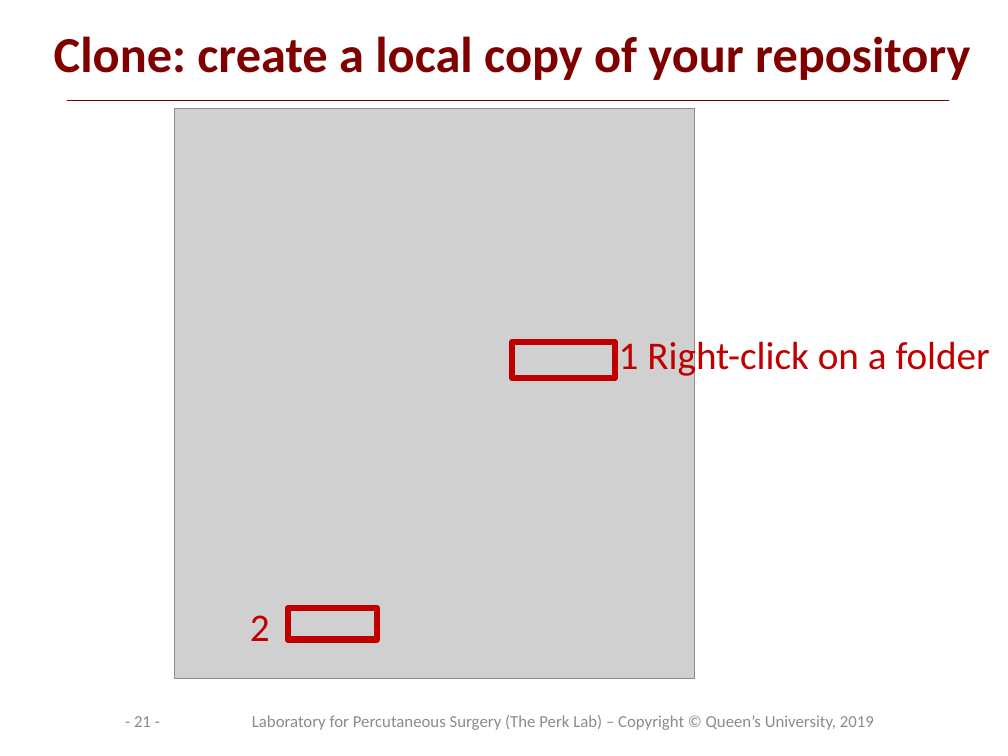
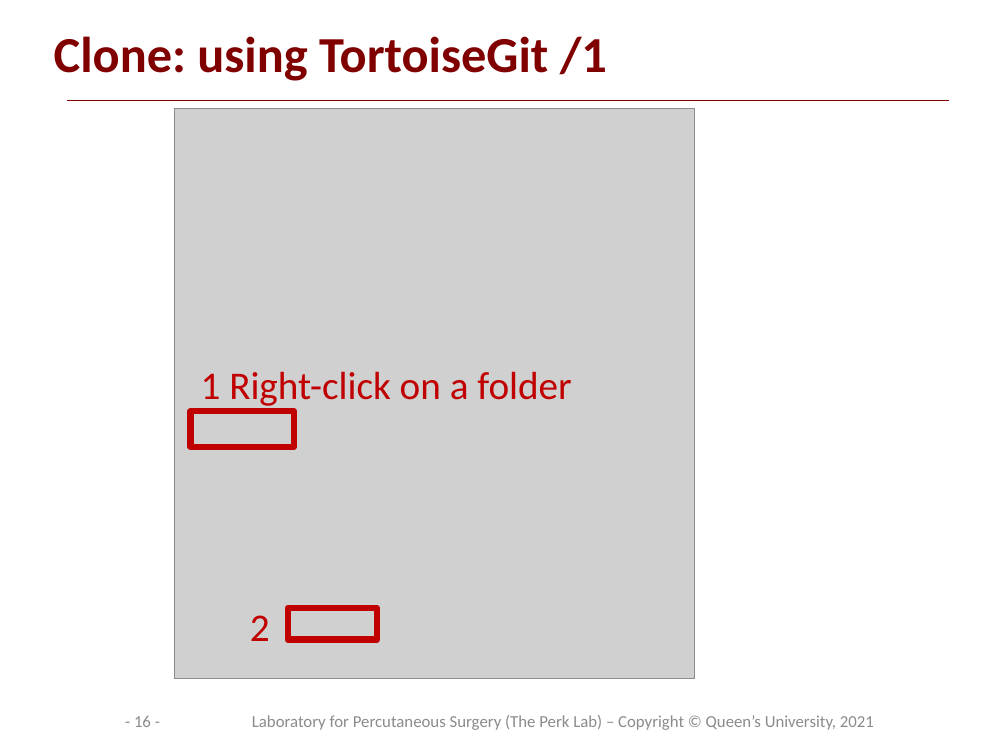
Before and after one commit to PerkLab/PerkLabBootcamp, a slide deck: slide 16 of Doc/day1_2_PerkLabProjectManagement.pptx (slide 21 before the commit). Drawn at 1008x756 pixels with LibreOffice and Linux fonts; fonts in the diff are those of the drawing; grey boxes stand for pictures; background and template pictures are left out. Boxes give left, top, right and bottom in pixels: in the first picture for what was removed or moved away, otherwise in the second. Text is boxed around its words. In the diff, an @@ line names an element or a change of style, - is before the commit and + after.

```diff
--- a/Doc/day1_2_PerkLabProjectManagement.pptx
+++ b/Doc/day1_2_PerkLabProjectManagement.pptx
@@ title at [54,36,607,81]: text changed @@
-Clone: create a local copy of your repository
+Clone: using TortoiseGit /1
@@ text "1 Right-click on a folder" rewrapped from [619,336,990,379] to [201,371,571,409] @@
@@ rectangle: place and size @@
-rectangle at [512,343,615,378]
+rectangle at [191,411,293,447]
@@ page number at [134,716,151,727]: text changed @@
-- 21 -
+- 16 -
@@ text at [252,715,874,730]: text changed @@
-Laboratory for Percutaneous Surgery (The Perk Lab) – Copyright © Queen’s University, 2019
+Laboratory for Percutaneous Surgery (The Perk Lab) – Copyright © Queen’s University, 2021
```
Also in this commit, not shown: 29 other slides changed, 6 slides added, 7 slides removed, 6 other files.
